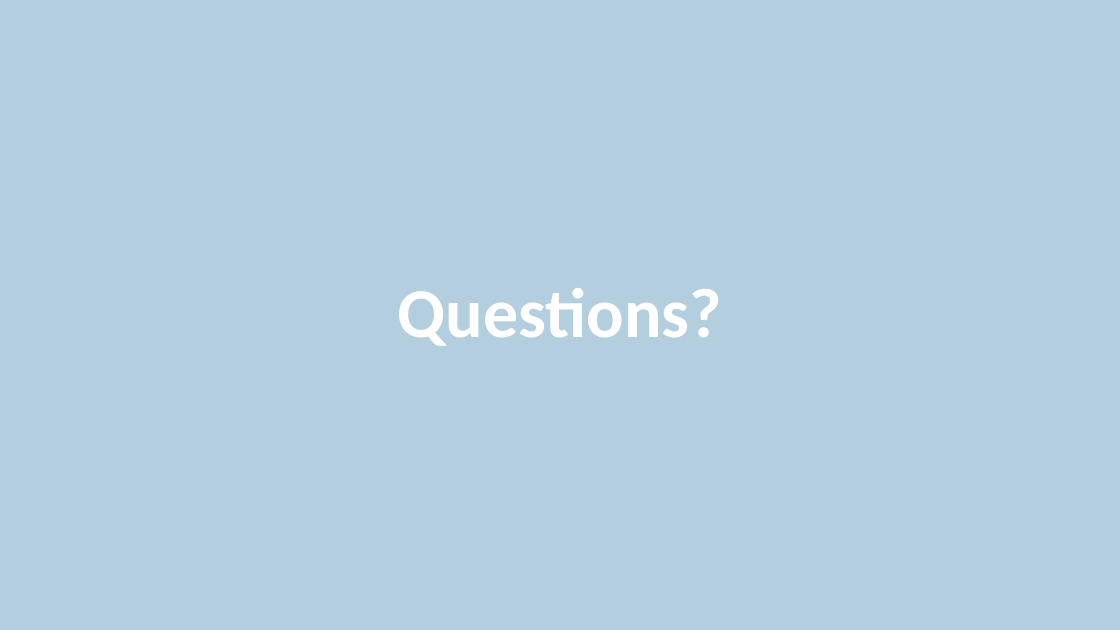
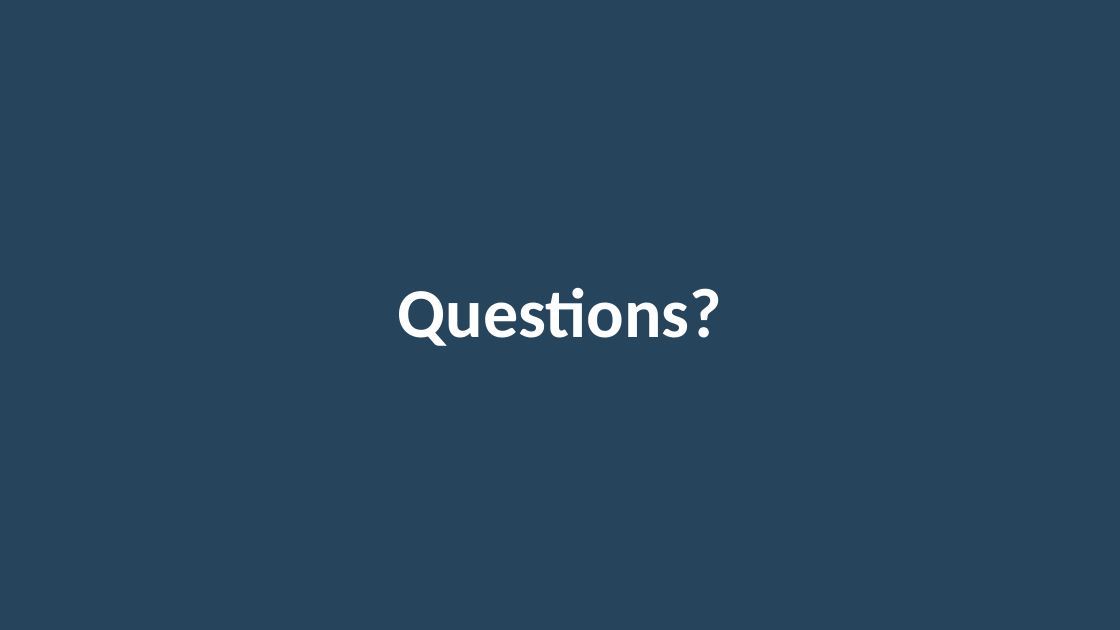
Before and after one commit to jenwhitson/sentencing_project, a slide deck: slide 24 of Presentation.pptx (slide 25 before the commit). Drawn at 1120x630 pixels with LibreOffice and Linux fonts; fonts in the diff are those of the drawing. Boxes give left, top, right and bottom in pixels: in the first picture for what was removed or moved away, otherwise in the second. Text is boxed around its words. In the diff, an @@ line names an element or a change of style, - is before the commit and + after.

```diff
--- a/Presentation.pptx
+++ b/Presentation.pptx
@@ background #B3CEDE to #26455C @@
```
Also in this commit, not shown: 7 other slides changed, 1 slide removed.
